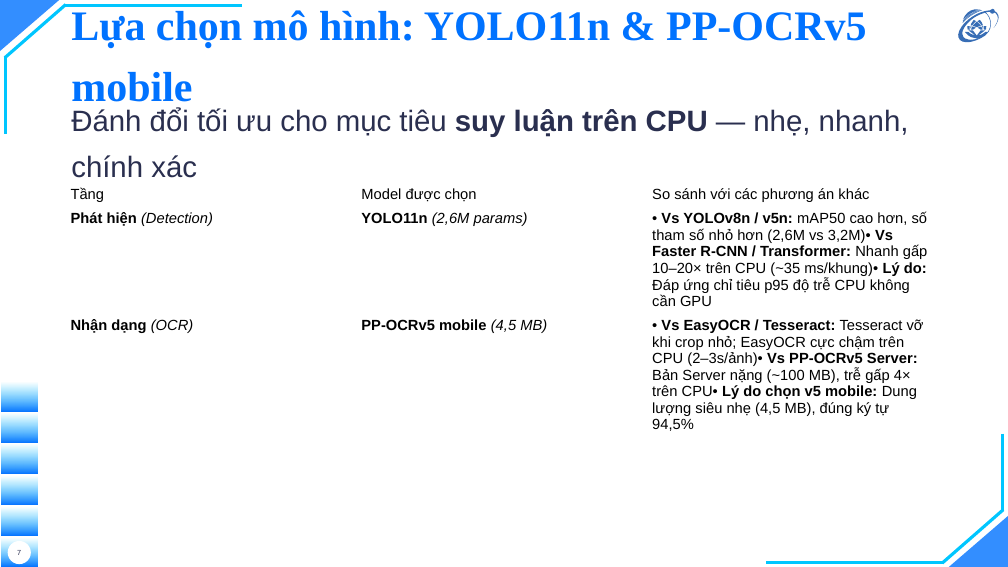
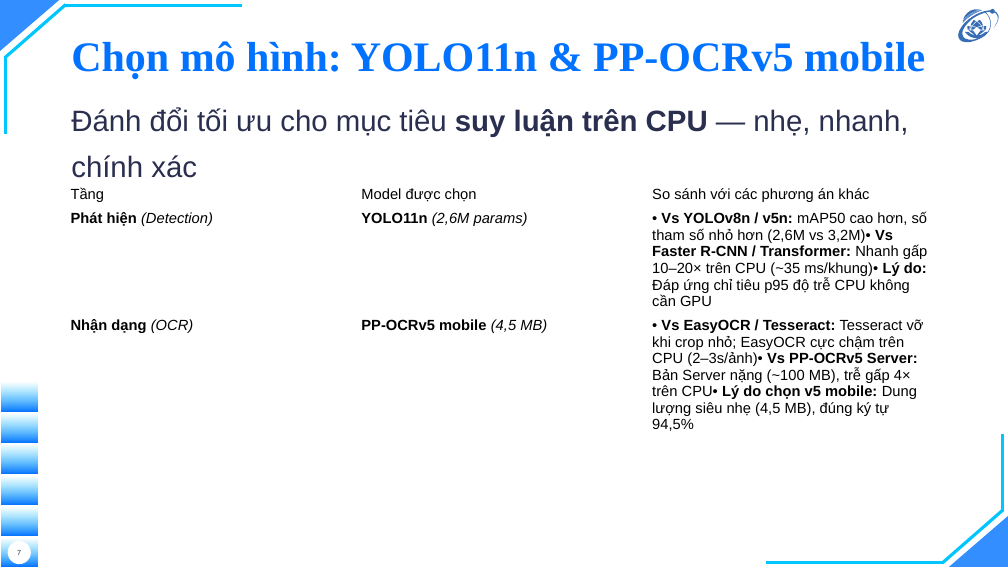
Before and after one commit to hieunguyen2604/alpr-do-an-mon-hoc, a slide deck: slide 7 of docs/slides/slides.pptx. Drawn at 1008x567 pixels with LibreOffice and Linux fonts; fonts in the diff are those of the drawing; background and template pictures are left out. Boxes give left, top, right and bottom in pixels: in the first picture for what was removed or moved away, otherwise in the second. Text is boxed around its words. In the diff, an @@ line names an element or a change of style, - is before the commit and + after.

```diff
--- a/docs/slides/slides.pptx
+++ b/docs/slides/slides.pptx
@@ title at (x1=71, y1=41, x2=925, y2=79): text changed @@
-Lựa chọn mô hình: YOLO11n & PP-OCRv5 mobile
+Chọn mô hình: YOLO11n & PP-OCRv5 mobile
```
Also in this commit, not shown: 3 other slides changed, 2 other files.
